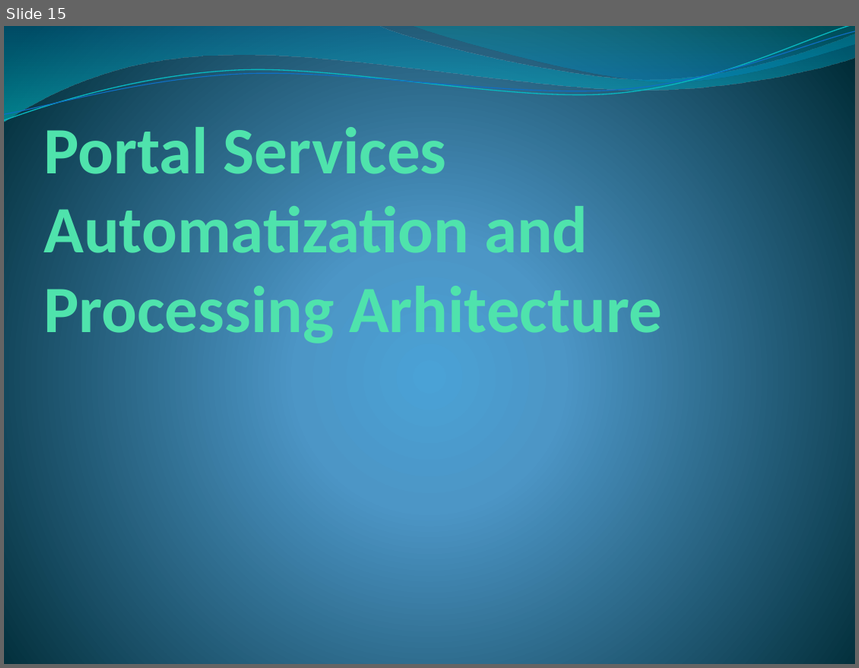
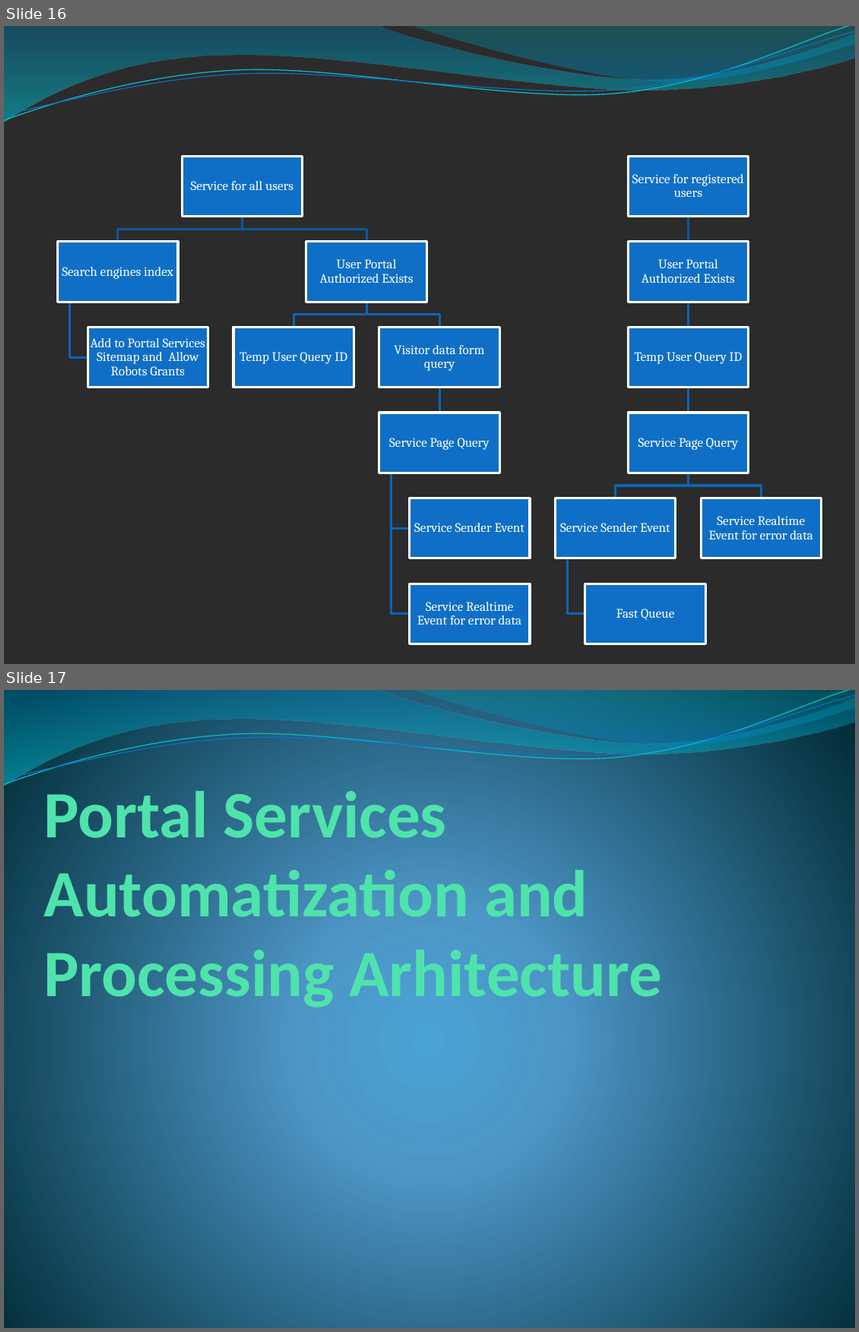
Before and after one commit to Serzol64/investportalAplex, a slide deck: PortalServices.pptx. Shown one above the other, each under a label of ours: slide 15 before the commit, slides 16 and 17 after it. The pictures are 859x668 and 859x1332 pixels, drawn with LibreOffice and Linux fonts; fonts in the diff are those of the drawing; background and template pictures are left out; a plain dark background stands for a picture behind light text. Boxes give left, top, right and bottom in pixels: in the first picture for what was removed or moved away, otherwise in the second. Text is boxed around its words. In the diff, an @@ line names an element or a change of style, - is before the commit and + after.

Commit message:
Portal Services Admin Alpha

```diff
--- a/PortalServices.pptx
+++ b/PortalServices.pptx
@@ slide 16 added at (4,26,855,664), background picture (left out); not listed: 4 template elements that a slide beside it also shows @@
@@ group added at (58,156,822,645): 16 rectangles, 16 texts, 14 freeform shapes @@
+Service for all users
+Search engines index
+Add to Portal Services Sitemap and Allow Robots Grants
+User Portal Authorized Exists
+Temp User Query ID
+Visitor data form query
+Service Page Query
+Service Sender Event
+Service Realtime Event for error data
+Service for registered users
+User Portal Authorized Exists
+Temp User Query ID
+Service Page Query
+Service Sender Event
+Fast Queue
+Service Realtime Event for error data
@@ what was slide 15 is now slide 17 @@
```
Also in this commit, not shown: 1 other slide added, 2 other files.
